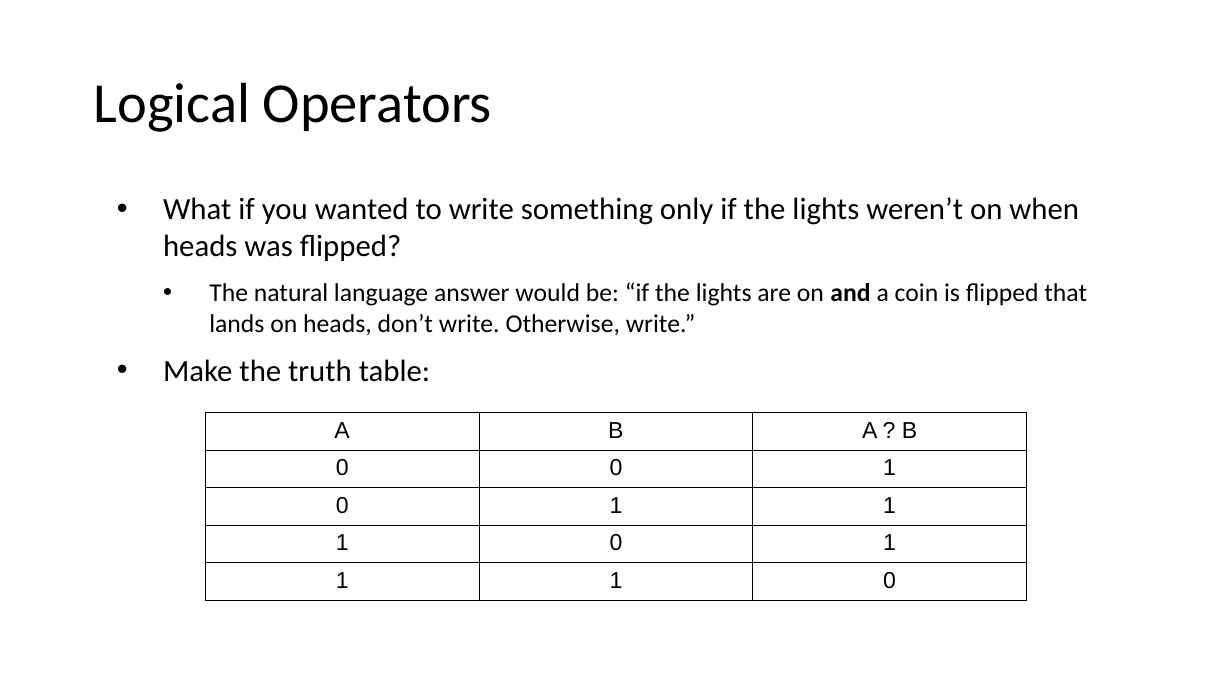
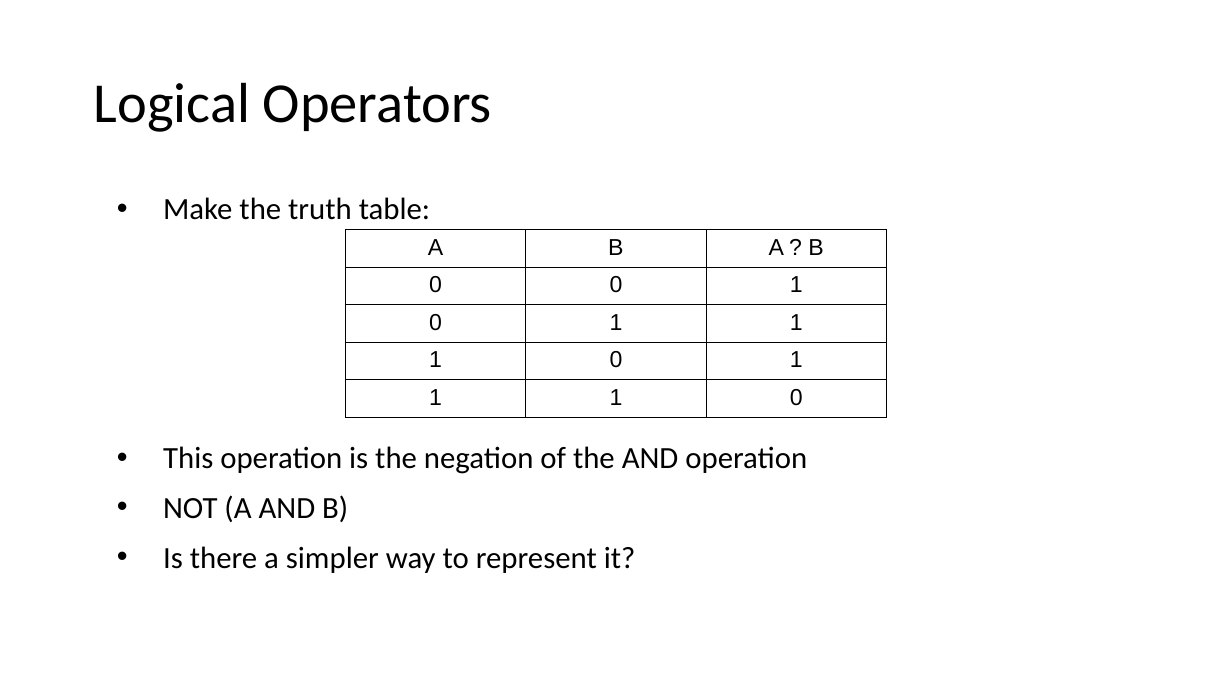
Before and after one commit to MrJoshGross/Course-Curricular-Material, a slide deck: slide 111 of wip/Lecture 2 - Binary, Logic, and Logical Operators.pptx (slide 98 before the commit). Drawn at 1232x693 pixels with LibreOffice and Linux fonts; fonts in the diff are those of the drawing. Boxes give left, top, right and bottom in pixels: in the first picture for what was removed or moved away, otherwise in the second. Text is boxed around its words. In the diff, an @@ line names an element or a change of style, - is before the commit and + after.

Commit message:
Update Lecture 2 - Binary, Logic, and Logical Operators.pptx
add truth table construction and de morgan's law

```diff
--- a/wip/Lecture 2 - Binary, Logic, and Logical Operators.pptx
+++ b/wip/Lecture 2 - Binary, Logic, and Logical Operators.pptx
@@ text at [163, 197, 1087, 335]: paragraphs removed @@
-• What if you wanted to write something only if the lights weren’t on when heads was flipped?
-  • The natural language answer would be: “if the lights are on and a coin is flipped that lands on heads, don’t write. Otherwise, write.”
@@ table: place and size @@
-table at [205, 413, 1026, 601]
+table at [346, 230, 886, 418]
@@ text at [163, 446, 807, 573]: paragraphs added @@
+• This operation is the negation of the AND operation
+• NOT (A AND B)
+• Is there a simpler way to represent it?
```
Also in this commit, not shown: 3 other slides changed, 39 slides added.
